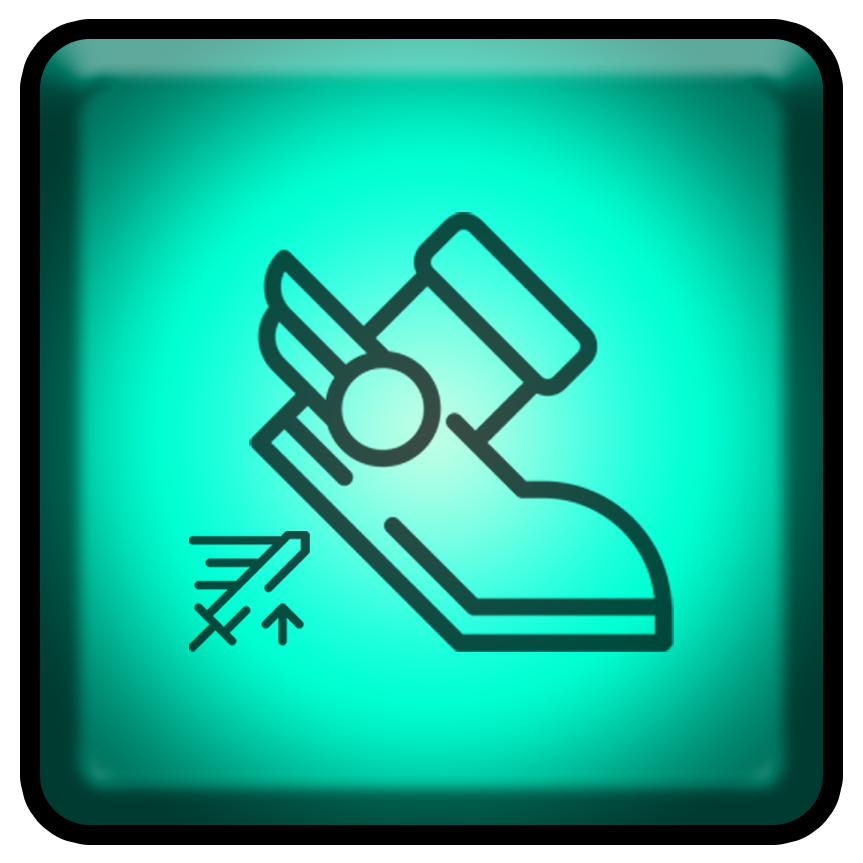
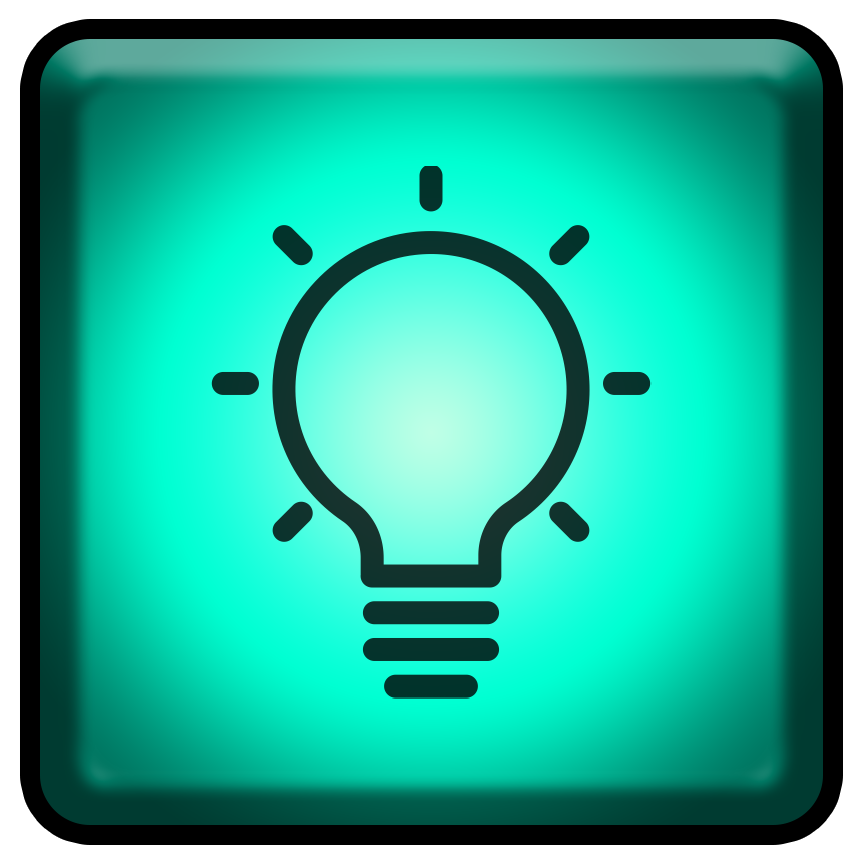
Comparing the layer stacks of the two (863, 863) images. Changes:
renamed "Layer 11" to "noun-idea-5085681", showed it, opacity 100% → 80%, moved it out of group "Group 2", painted on it over [211, 166, 652, 699]
removed layer "Layer 14" (was 70%) over [249, 212, 674, 652]
removed layer "Layer 13" (was 70%) over [189, 531, 310, 652]
